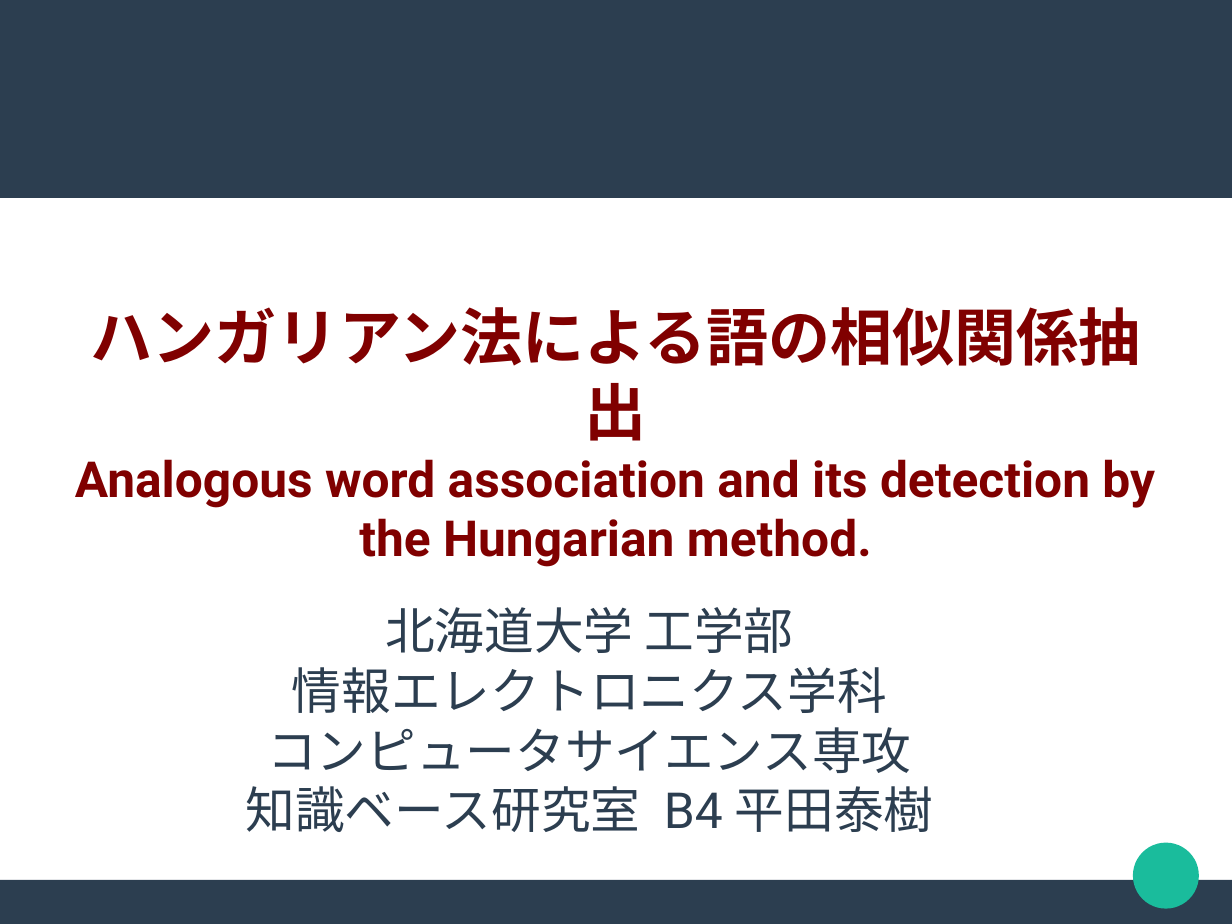
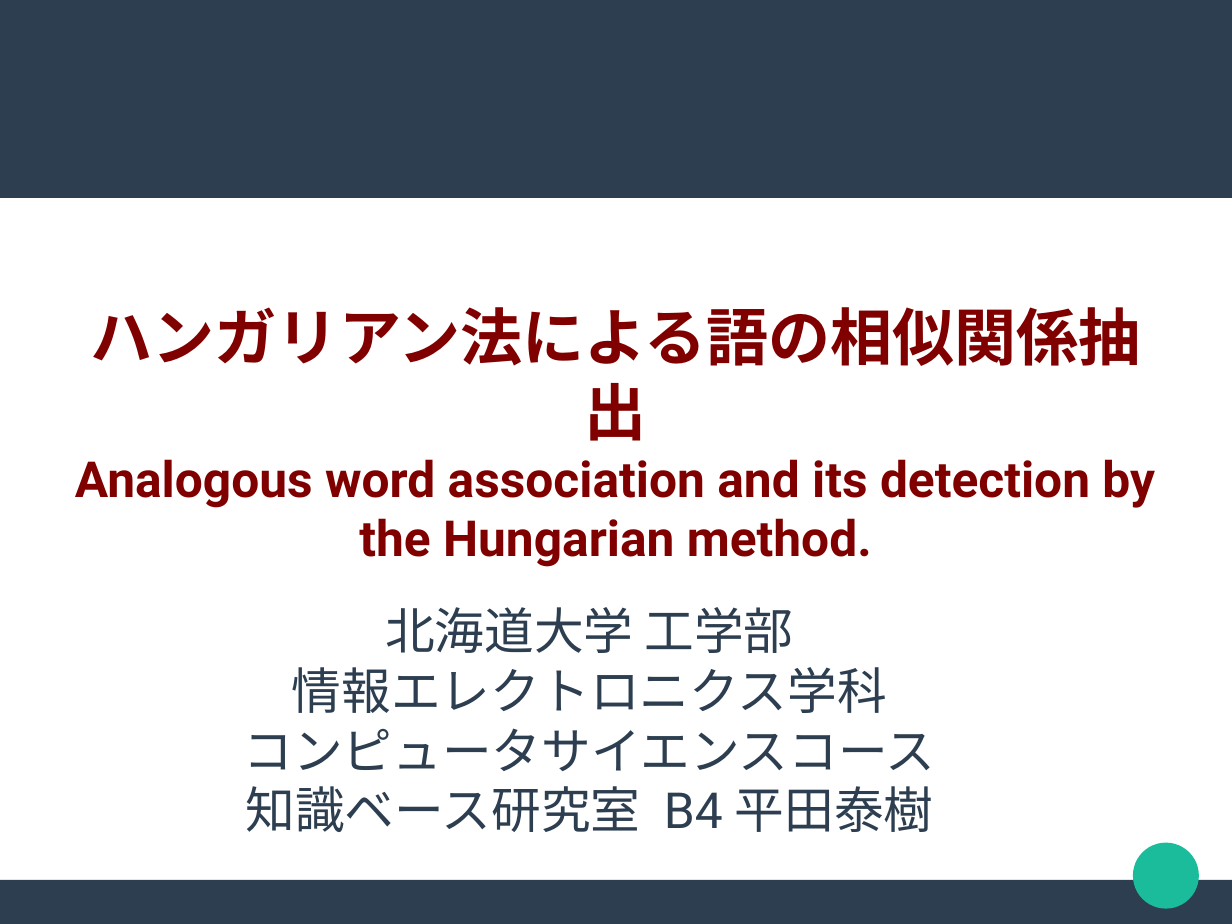
Before and after one commit to chocolaolantan/thesis, a slide deck: slide 1 of note/slide/ハンガリアン法による語の相似関係抽出.odp. Drawn at 1232x924 pixels with LibreOffice and Linux fonts; fonts in the diff are those of the drawing. Boxes give left, top, right and bottom in pixels: in the first picture for what was removed or moved away, otherwise in the second. Text is boxed around its words. In the diff, an @@ line names an element or a change of style, - is before the commit and + after.

```diff
--- a/note/slide/ハンガリアン法による語の相似関係抽出.odp
+++ b/note/slide/ハンガリアン法による語の相似関係抽出.odp
@@ subtitle at (x1=243, y1=728, x2=935, y2=771): text changed @@
-コンピュータサイエンス専攻
+コンピュータサイエンスコース
```
Also in this commit, not shown: 3 slides added, 1 slide removed, 7 other files.
